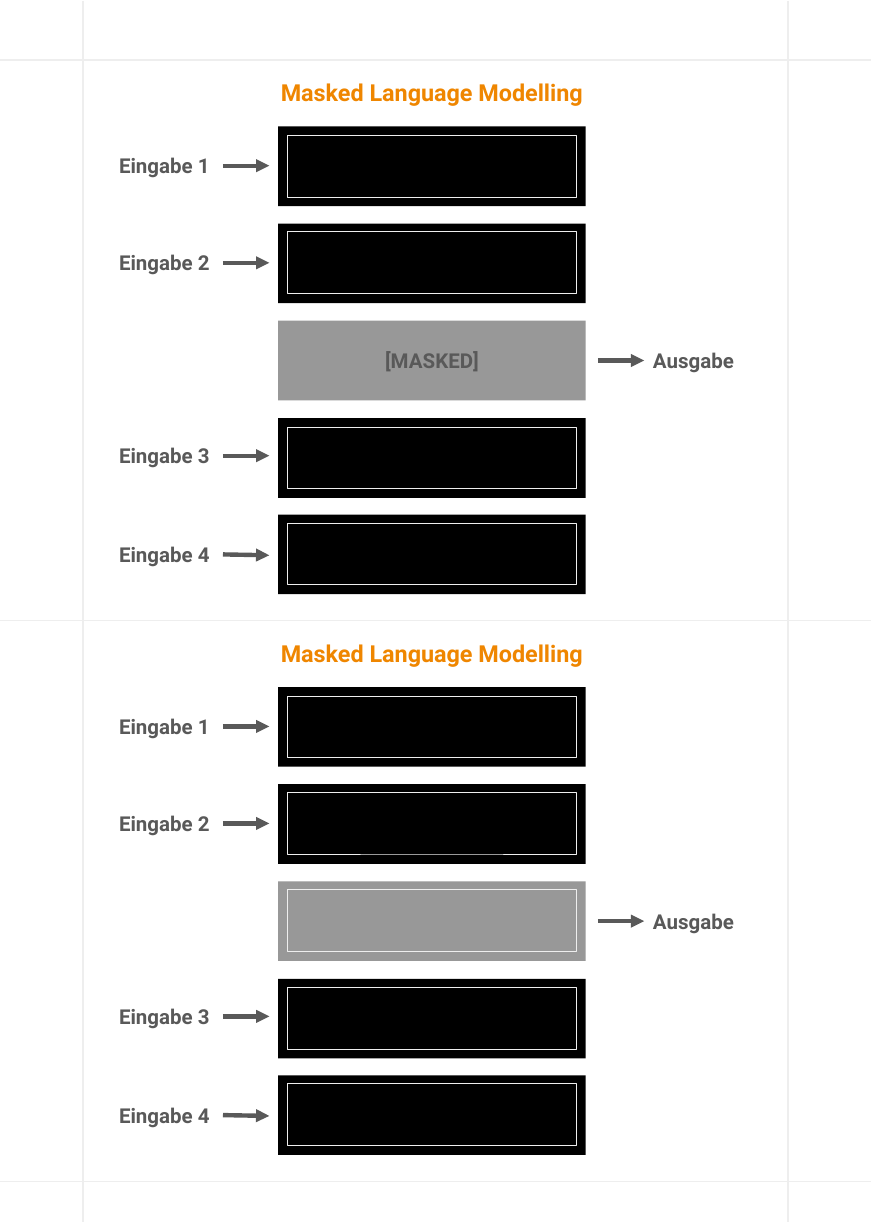
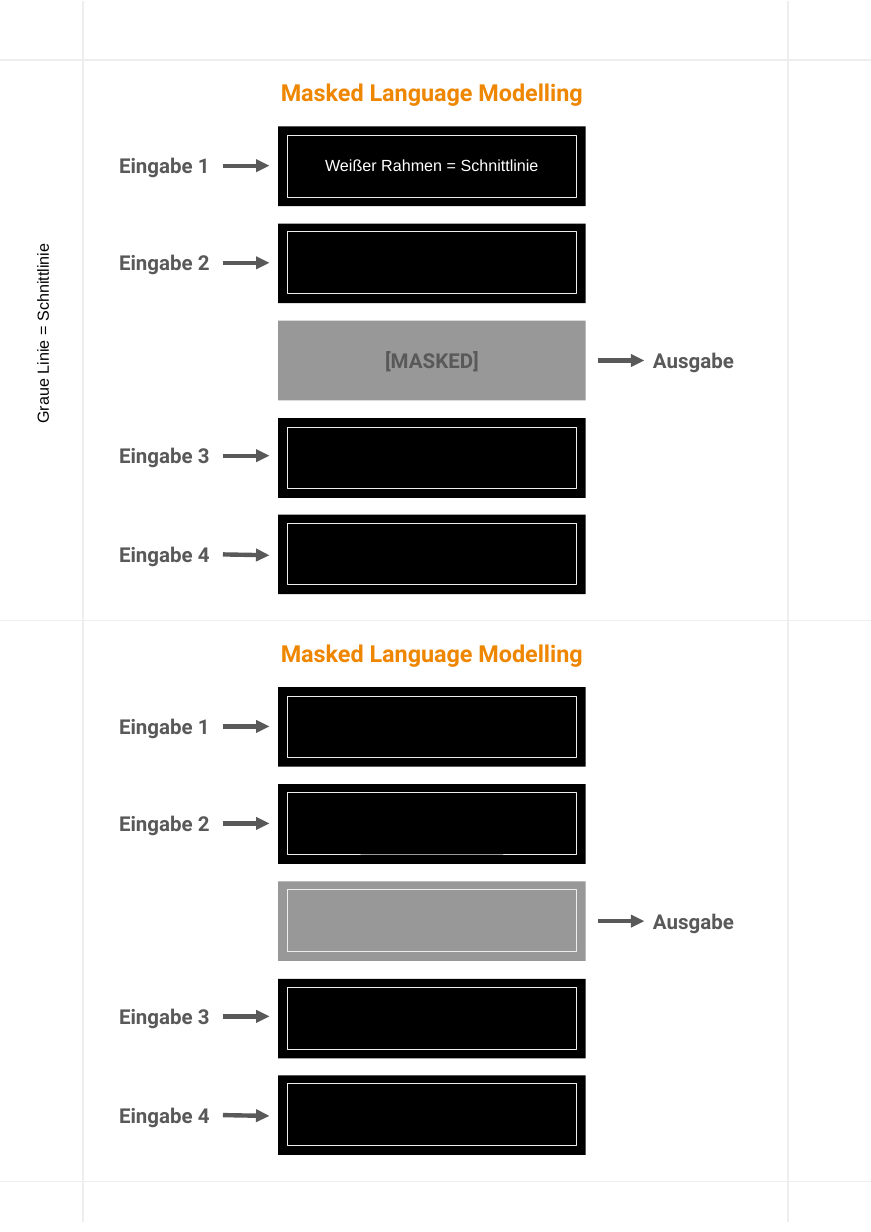
Before and after one commit to jgonsior/german_ir_nlp_demo, a slide deck: slide 3 of Wissenschaftskommunikations Artikel/sliding-window/sliding_window_cutting_template.pptx. Drawn at 871x1232 pixels with LibreOffice and Linux fonts; fonts in the diff are those of the drawing. Boxes give left, top, right and bottom in pixels: in the first picture for what was removed or moved away, otherwise in the second. Text is boxed around its words. In the diff, an @@ line names an element or a change of style, - is before the commit and + after.

```diff
--- a/Wissenschaftskommunikations Artikel/sliding-window/sliding_window_cutting_template.pptx
+++ b/Wissenschaftskommunikations Artikel/sliding-window/sliding_window_cutting_template.pptx
@@ text added at [325,159,539,171], 11 pt, text #FFFFFF @@
+Weißer Rahmen = Schnittlinie
@@ text added at [34,251,52,422], 11 pt, text #000000 @@
+Graue Linie = Schnittlinie
```
Also in this commit, not shown: 2 other slides changed, 3 other files.
